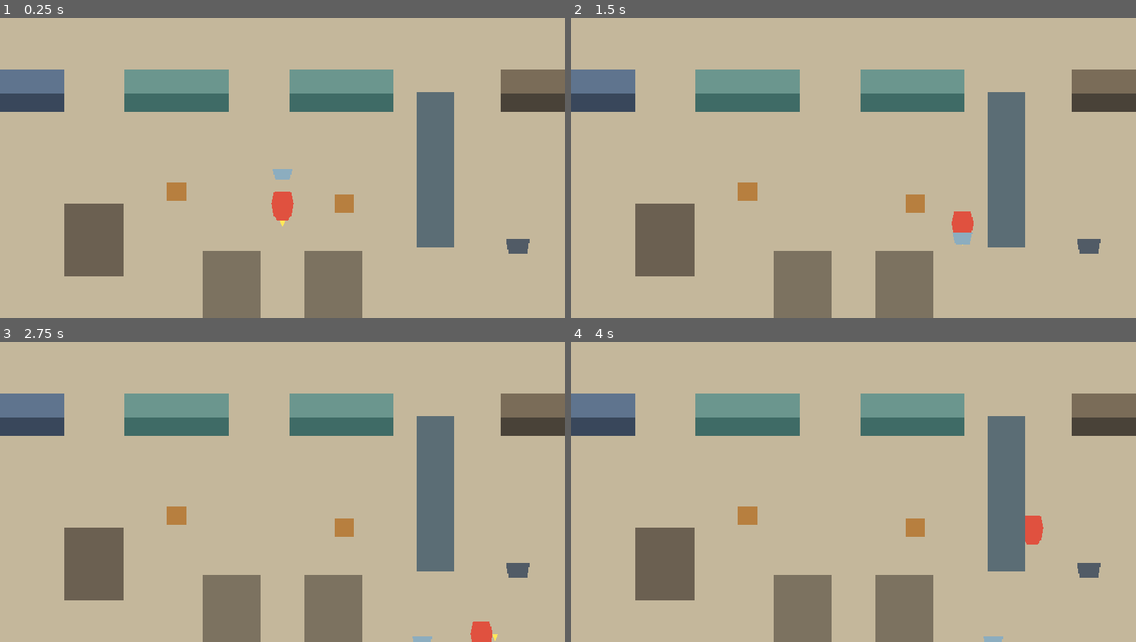
Above: before the commit, frames 1-4 (two rows, left to right).
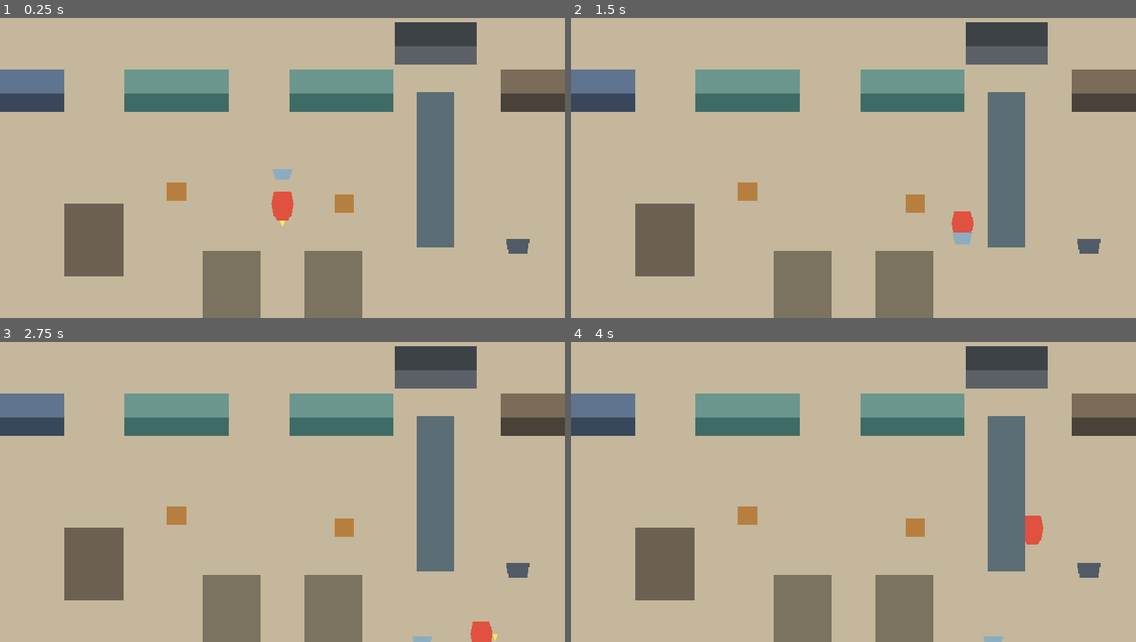
Above: after the commit, the same moments.

Repository: lcy2333orz-crypto/midemalatang3d
Game: Godot game, scene res://scenes/main.tscn
Same seed, same stepped clock (60 frames per second), same inputs: the game is played once before the commit and once after it.
Inputs:
- Up to frame 1 (0.25 s): no input
- Up to frame 2 (1.5 s): tap Enter at 0.5 s; hold D (gameplay_move_right) 0.53-1.28 s; tap H (gameplay_interact) at 0.6, 1.35 s; hold S (gameplay_move_down) from 1.28 s (still down)
- Up to frame 3 (2.75 s): release S (gameplay_move_down) at 2.03 s; hold D (gameplay_move_right) from 2.03 s (still down); tap H (gameplay_interact) at 2.1 s
- Up to frame 4 (4 s): release D (gameplay_move_right) at 2.78 s; hold W (gameplay_move_up) 2.78-3.53 s; tap H (gameplay_interact) at 2.85, 3.6 s; hold A (gameplay_move_left) from 3.53 s (still down)

The runs differ from the first frame. In frame 1, 2.0% of the frame differs, in the area x 69-85%, y 1-16%; in frame 2, 2.0%; in frame 3, 2.0%; in frame 4, 2.0%.

Commit message:
phase6 stove heating

Diff:
--- a/scenes/movement_test.tscn
+++ b/scenes/movement_test.tscn
@@ -6,6 +6,7 @@
 [ext_resource type="PackedScene" path="res://scenes/order_bowl.tscn" id="4_order_bowl"]
 [ext_resource type="PackedScene" path="res://scenes/staple_station.tscn" id="5_staple_station"]
 [ext_resource type="PackedScene" path="res://scenes/pot.tscn" id="6_pot"]
+[ext_resource type="PackedScene" path="res://scenes/stove_station.tscn" id="7_stove"]
 
 [sub_resource type="RectangleShape2D" id="RectangleShape2D_wall_horizontal"]
 size = Vector2(1280, 32)
@@ -117,6 +118,9 @@
 [node name="PotA" parent="YSortWorld" instance=ExtResource("6_pot")]
 position = Vector2(400, 160)
 
+[node name="StoveA" parent="YSortWorld" instance=ExtResource("7_stove")]
+position = Vector2(260, -160)
+
 [node name="WideNoodleStation" parent="YSortWorld" instance=ExtResource("5_staple_station")]
 modulate = Color(0.78, 0.88, 1, 1)
 position = Vector2(-440, -80)
--- /dev/null
+++ b/scenes/stove_station.tscn
@@ -0,0 +1,48 @@
+[gd_scene load_steps=4 format=3]
+
+[ext_resource type="Script" path="res://scripts/stove_station.gd" id="1_stove"]
+
+[sub_resource type="RectangleShape2D" id="RectangleShape2D_interaction"]
+size = Vector2(180, 116)
+
+[sub_resource type="RectangleShape2D" id="RectangleShape2D_static"]
+size = Vector2(140, 40)
+
+[node name="StoveStation" type="Area2D"]
+z_index = 0
+collision_layer = 4
+collision_mask = 0
+monitoring = false
+script = ExtResource("1_stove")
+
+[node name="Highlight" type="Polygon2D" parent="."]
+visible = false
+z_index = 0
+polygon = PackedVector2Array(-75, -77, 75, -77, 75, 5, -75, 5)
+color = Color(0.95, 0.9, 0.3, 0.62)
+
+[node name="StoveTop" type="Polygon2D" parent="."]
+z_index = 0
+polygon = PackedVector2Array(-70, -72, 70, -72, 70, -32, -70, -32)
+color = Color(0.24, 0.26, 0.28, 1)
+
+[node name="StoveFront" type="Polygon2D" parent="."]
+z_index = 0
+polygon = PackedVector2Array(-70, -32, 70, -32, 70, 0, -70, 0)
+color = Color(0.36, 0.38, 0.4, 1)
+
+[node name="ItemAnchor" type="Marker2D" parent="."]
+z_index = 0
+position = Vector2(0, -42)
+
+[node name="InteractionShape" type="CollisionShape2D" parent="."]
+position = Vector2(0, -36)
+shape = SubResource("RectangleShape2D_interaction")
+
+[node name="StaticBody2D" type="StaticBody2D" parent="."]
+collision_layer = 1
+collision_mask = 1
+
+[node name="CollisionShape2D" type="CollisionShape2D" parent="StaticBody2D"]
+position = Vector2(0, -20)
+shape = SubResource("RectangleShape2D_static")
--- a/scripts/food_state.gd
+++ b/scripts/food_state.gd
@@ -1,9 +1,19 @@
 class_name FoodState
 extends RefCounted
+
+enum CookingState {
+	RAW,
+	COOKING,
+	COOKED,
+	OVERCOOKING,
+	BURNT,
+}
 
 var order_id: StringName = &""
 var base_food_present: bool = true
 var staple_id: StringName = &""
+var heat_progress: float = 0.0
+var cooking_state: CookingState = CookingState.RAW
 
 
 func _init(
@@ -42,3 +52,33 @@
 
 func is_empty() -> bool:
 	return not has_base_food() and not has_staple()
+
+
+func can_receive_heat() -> bool:
+	return is_valid() and not is_empty() and cooking_state != CookingState.BURNT
+
+
+func add_heat(amount: float) -> bool:
+	if amount <= 0.0 or not can_receive_heat():
+		return false
+
+	heat_progress = clampf(heat_progress + amount, 0.0, 3.0)
+	_refresh_cooking_state()
+	return true
+
+
+func is_cooked_or_beyond() -> bool:
+	return cooking_state >= CookingState.COOKED
+
+
+func _refresh_cooking_state() -> void:
+	if heat_progress >= 3.0:
+		cooking_state = CookingState.BURNT
+	elif heat_progress >= 2.0:
+		cooking_state = CookingState.OVERCOOKING
+	elif heat_progress >= 1.0:
+		cooking_state = CookingState.COOKED
+	elif heat_progress > 0.0:
+		cooking_state = CookingState.COOKING
+	else:
+		cooking_state = CookingState.RAW
--- /dev/null
+++ b/scripts/stove_station.gd
@@ -0,0 +1,26 @@
+class_name StoveStation
+extends PlacementSurface
+
+@export var is_powered: bool = true
+@export_range(0.0, 10.0, 0.1) var heat_rate_per_second: float = 0.5
+
+
+func can_interact(player_carry: PlayerCarry) -> bool:
+	if player_carry != null and player_carry.has_item():
+		return player_carry.get_held_item() is Pot and super.can_interact(player_carry)
+	return super.can_interact(player_carry)
+
+
+func place_item(item: Carryable) -> bool:
+	if not item is Pot:
+		return false
+	return super.place_item(item)
+
+
+func _physics_process(delta: float) -> void:
+	if not is_powered or heat_rate_per_second <= 0.0 or not occupied_item is Pot:
+		return
+
+	var pot := occupied_item as Pot
+	if pot.food_state != null:
+		pot.food_state.add_heat(delta * heat_rate_per_second)
--- a/tests/basic_smoke_test.gd
+++ b/tests/basic_smoke_test.gd
@@ -9,6 +9,7 @@
 	"res://scenes/order_bowl.tscn",
 	"res://scenes/staple_station.tscn",
 	"res://scenes/pot.tscn",
+	"res://scenes/stove_station.tscn",
 ]
 const MOVEMENT_ACTIONS := [
 	&"gameplay_move_up",
@@ -54,12 +55,14 @@
 	_check_carry_state_transitions()
 	_check_order_and_food_data()
 	_check_food_staple_rules()
+	_check_food_cooking_rules()
 	_check_order_bowl_business_rules()
 	_check_order_bowl_staple_rules()
 	_check_order_bowl_carry_integration()
 	_check_staple_station_business_rules()
 	_check_pot_business_rules()
 	_check_pot_interaction_and_carry()
+	_check_stove_business_rules()
 	_check_localization()
 
 	if _failures.is_empty():
@@ -147,6 +150,7 @@
 		&"PotA",
 		&"WideNoodleStation",
 		&"InstantNoodleStation",
+		&"StoveA",
 	]:
 		var world_object := y_sort_world.get_node(NodePath(node_name)) as CanvasItem
 		if world_object == null or world_object.get_parent() != y_sort_world:
@@ -326,6 +330,35 @@
 		_failures.append("Invalid FoodState must reject staple addition")
 	if invalid_food.staple_id != &"":
 		_failures.append("Rejected addition must not repair invalid FoodState")
+
+
+func _check_food_cooking_rules() -> void:
+	var food := FoodState.new(&"cooking_order", true, &"wide_noodle")
+	if food.heat_progress != 0.0 or food.cooking_state != FoodState.CookingState.RAW:
+		_failures.append("FoodState must begin at zero heat in RAW state")
+	if not food.add_heat(0.25) or food.cooking_state != FoodState.CookingState.COOKING:
+		_failures.append("Positive sub-one heat must move FoodState to COOKING")
+	if not food.add_heat(0.75) or food.cooking_state != FoodState.CookingState.COOKED:
+		_failures.append("Heat at one must move FoodState to COOKED")
+	if not food.add_heat(1.0) or food.cooking_state != FoodState.CookingState.OVERCOOKING:
+		_failures.append("Heat at two must move FoodState to OVERCOOKING")
+	if not food.add_heat(2.0) or food.cooking_state != FoodState.CookingState.BURNT:
+		_failures.append("Heat at three must move FoodState to BURNT")
+	if food.heat_progress != 3.0:
+		_failures.append("FoodState heat must clamp at three")
+	if food.add_heat(0.5) or food.heat_progress != 3.0:
+		_failures.append("BURNT FoodState must reject further heat without mutation")
+	if not food.is_cooked_or_beyond():
+		_failures.append("BURNT FoodState must count as cooked or beyond")
+
+	var invalid_food := FoodState.new(&"", true, &"wide_noodle")
+	var empty_food := FoodState.new(&"empty_cooking_order", false, &"")
+	if invalid_food.can_receive_heat() or invalid_food.add_heat(0.5):
+		_failures.append("Invalid FoodState must reject heat")
+	if empty_food.can_receive_heat() or empty_food.add_heat(0.5):
+		_failures.append("Empty FoodState must reject heat")
+	if food.add_heat(0.0) or food.add_heat(-1.0):
+		_failures.append("FoodState must reject non-positive heat")
 
 
 func _check_order_bowl_business_rules() -> void:
@@ -1257,6 +1290,133 @@
 	test_world.free()
 
 
+func _check_stove_business_rules() -> void:
+	var stove_scene := load("res://scenes/stove_station.tscn") as PackedScene
+	var pot_scene := load("res://scenes/pot.tscn") as PackedScene
+	var bowl_scene := load("res://scenes/order_bowl.tscn") as PackedScene
+	var player_scene := load("res://scenes/player.tscn") as PackedScene
+	var carryable_scene := load("res://scenes/test_carryable.tscn") as PackedScene
+	if (
+		stove_scene == null
+		or pot_scene == null
+		or bowl_scene == null
+		or player_scene == null
+		or carryable_scene == null
+	):
+		return
+
+	var movement_scene := load("res://scenes/movement_test.tscn") as PackedScene
+	if movement_scene != null:
+		var movement_test := movement_scene.instantiate()
+		var y_sort_world := movement_test.get_node("YSortWorld") as Node2D
+		var movement_stove := y_sort_world.get_node("StoveA") as StoveStation
+		if movement_stove == null or movement_stove.get_parent() != y_sort_world:
+			_failures.append("MovementTest StoveA must be a direct YSortWorld StoveStation")
+		elif movement_stove.z_index != 0:
+			_failures.append("MovementTest StoveA must remain at world z_index 0")
+		movement_test.free()
+
+	var test_world := Node2D.new()
+	get_root().add_child(test_world)
+	var stove := stove_scene.instantiate() as StoveStation
+	var empty_pot := pot_scene.instantiate() as Pot
+	var generic_item := carryable_scene.instantiate() as Carryable
+	var order_bowl := bowl_scene.instantiate() as OrderBowl
+	var pot_player := player_scene.instantiate()
+	var generic_player := player_scene.instantiate()
+	var bowl_player := player_scene.instantiate()
+	generic_player.name = "StoveGenericPlayer"
+	bowl_player.name = "StoveBowlPlayer"
+	test_world.add_child(stove)
+	test_world.add_child(empty_pot)
+	test_world.add_child(generic_item)
+	test_world.add_child(order_bowl)
+	test_world.add_child(pot_player)
+	test_world.add_child(generic_player)
+	test_world.add_child(bowl_player)
+
+	var pot_carry := pot_player.get_node("PlayerCarry") as PlayerCarry
+	var generic_carry := generic_player.get_node("PlayerCarry") as PlayerCarry
+	var bowl_carry := bowl_player.get_node("PlayerCarry") as PlayerCarry
+	generic_carry.pickup(generic_item)
+	bowl_carry.pickup(order_bowl)
+	if stove.place_item(generic_item) or generic_carry.place_on(stove):
+		_failures.append("Stove must reject TestCarryable through direct placement APIs")
+	if stove.place_item(order_bowl) or bowl_carry.place_on(stove):
+		_failures.append("Stove must reject OrderBowl through direct placement APIs")
+	if generic_carry.get_held_item() != generic_item or bowl_carry.get_held_item() != order_bowl:
+		_failures.append("Rejected Stove placements must preserve held items")
+
+	if not pot_carry.pickup(empty_pot) or not pot_carry.place_on(stove):
+		_failures.append("Stove must accept an empty Pot")
+	if stove.occupied_item != empty_pot or empty_pot.food_state != null:
+		_failures.append("Empty Pot placement must not create FoodState")
+	stove.call("_physics_process", 1.0)
+	if empty_pot.food_state != null:
+		_failures.append("Heating an empty Pot must not create FoodState")
+	if not stove.interact(pot_carry) or pot_carry.get_held_item() != empty_pot:
+		_failures.append("Empty-hand PlayerCarry must take Pot from Stove")
+	if stove.occupied_item != null:
+		_failures.append("Taking Pot must clear Stove occupancy")
+
+	var full_pot := pot_scene.instantiate() as Pot
+	var source_bowl := bowl_scene.instantiate() as OrderBowl
+	var full_pot_player := player_scene.instantiate()
+	full_pot_player.name = "FullStovePotPlayer"
+	test_world.add_child(full_pot)
+	test_world.add_child(source_bowl)
+	test_world.add_child(full_pot_player)
+	source_bowl.bind_to_order(OrderData.new(&"stove_order", &"wide_noodle"))
+	source_bowl.add_staple(&"instant_noodle")
+	var original_food := source_bowl.food_state
+	if not full_pot.receive_from_bowl(source_bowl):
+		_failures.append("Stove test setup must transfer Bowl FoodState into Pot")
+	var full_pot_carry := full_pot_player.get_node("PlayerCarry") as PlayerCarry
+	if not full_pot_carry.pickup(full_pot) or not full_pot_carry.place_on(stove):
+		_failures.append("Full Pot must place on Stove")
+
+	var original_order := full_pot.order_id
+	var original_staple := original_food.staple_id
+	stove.heat_rate_per_second = 0.5
+	stove.is_powered = true
+	stove.call("_physics_process", 1.0)
+	if original_food.heat_progress != 0.5 or original_food.cooking_state != FoodState.CookingState.COOKING:
+		_failures.append("Powered Stove must heat its placed full Pot")
+	if (
+		full_pot.food_state != original_food
+		or full_pot.order_id != original_order
+		or original_food.order_id != original_order
+		or original_food.staple_id != original_staple
+	):
+		_failures.append("Stove heating must preserve Pot order, FoodState identity, and staple")
+
+	stove.is_powered = false
+	var heat_before_disabled := original_food.heat_progress
+	stove.call("_physics_process", 1.0)
+	if original_food.heat_progress != heat_before_disabled:
+		_failures.append("Unpowered Stove must not add heat")
+	stove.is_powered = true
+	stove.heat_rate_per_second = 0.0
+	stove.call("_physics_process", 1.0)
+	if original_food.heat_progress != heat_before_disabled:
+		_failures.append("Stove with non-positive heat rate must not add heat")
+
+	stove.heat_rate_per_second = 0.5
+	stove.call("_physics_process", 1.0)
+	if original_food.cooking_state != FoodState.CookingState.COOKED:
+		_failures.append("Wrong-staple FoodState must still cook normally")
+	if not stove.interact(full_pot_carry):
+		_failures.append("Player must be able to take a full Pot from Stove")
+	var heat_off_stove := original_food.heat_progress
+	stove.call("_physics_process", 2.0)
+	if original_food.heat_progress != heat_off_stove:
+		_failures.append("Pot removed from Stove must stop heating without losing accumulated heat")
+	if full_pot.food_state != original_food or full_pot.order_id != original_order:
+		_failures.append("Removing Pot from Stove must preserve Pot business state")
+
+	test_world.free()
+
+
 func _check_localization() -> void:
 	var zh_keys := _load_json_keys("res://localization/zh_CN.json")
 	var en_keys := _load_json_keys("res://localization/en_US.json")
Not shown: 1 places in scenes/movement_test.tscn that only renumber resources
Not shown, added: scripts/stove_station.gd.uid
